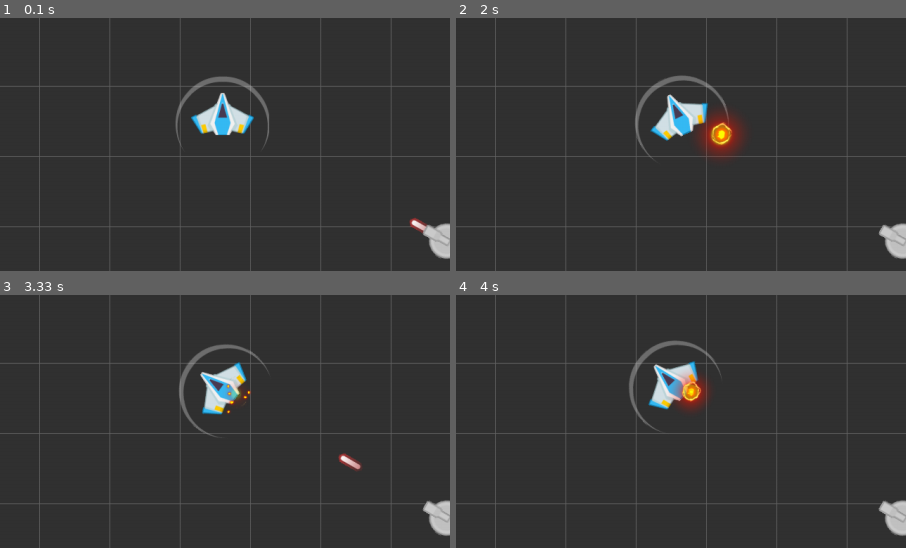
Above: before the commit, frames 1-4 (two rows, left to right).
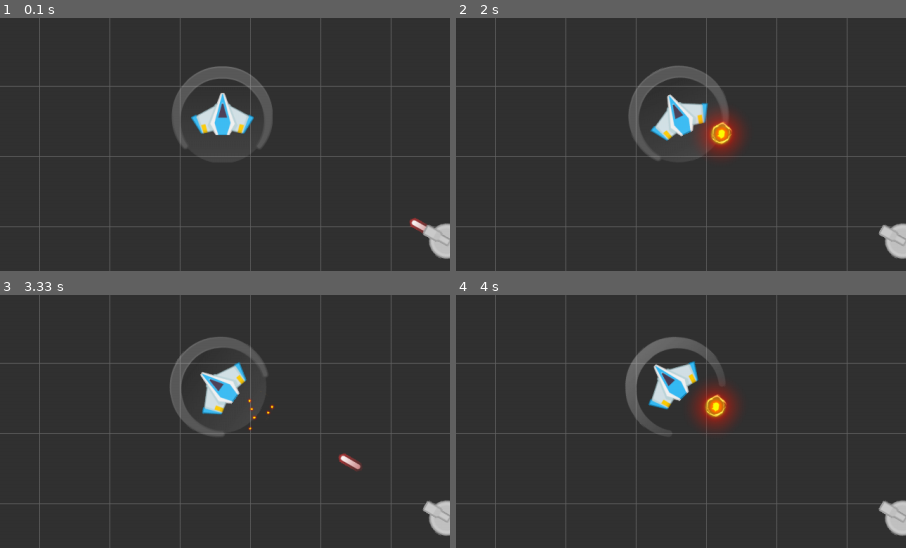
Above: after the commit, the same moments.

Repository: genericprogrammerdude/pygamengn
Game: pygame game, started from main.py
Two runs of this game, one before a commit and one after it. Both use one fixed random seed, a clock stepped at 60 frames per second and the inputs below.
Inputs:
- Up to frame 1 (0.1 s): no input
- Up to frame 2 (2 s): tap F at 0.33 s; hold S from 1.67 s (still down)
- Up to frame 3 (3.33 s): release S at 2.13 s; hold D 2.17-2.8 s; tap F at 2.23, 2.53, 2.9, 3.3 s; tap E at 2.32 s; hold S 2.83-3.2 s; hold D from 3.23 s (still down)
- Up to frame 4 (4 s): tap F at 3.6, 3.8 s; release D at 3.7 s; hold D from 3.73 s (still down); tap E at 3.88 s
The pictures show only the part of the screen within x 25-75%, y 31-81%; the shares and areas given below are measured in that part.

The runs differ from the first frame. In frame 1, 1.5% of the frame differs, in the area x 38-61%, y 18-52%; in frame 2, 1.6%; in frame 3, 1.9%; in frame 4, 3.2%, in the area x 37-63%, y 16-55%.

Commit message:
Added Shield and support for hot-swapping the image of a GameObject.

Diff:
--- a/GameEngine/animated_texture.py
+++ b/GameEngine/animated_texture.py
@@ -1,3 +1,5 @@
+import pygame
+
 from game_object import GameObject
 
 
@@ -21,6 +23,12 @@
             frame_index = round(progress * len(self.atlas.frames))
             if frame_index < len(self.atlas.frames):
                 self.image = self.atlas.frames[frame_index]
+                if self.scale != 1:
+                    self.image = pygame.transform.scale(self.image,
+                                                        (self.image.get_rect().width * self.scale,
+                                                        self.image.get_rect().height * self.scale))
+                    print("WARNING! Scaling atlas frames!")
+                self.rect = self.image.get_rect()
 
             self.rect = self.image.get_rect()
             self.rect.x = self.pos[0] - round(self.image.get_rect().width / 2)
--- a/GameEngine/game_object.py
+++ b/GameEngine/game_object.py
@@ -40,7 +40,7 @@
             self.image = pygame.transform.rotozoom(self.image_original, self.heading, self.scale)
             self.rect = self.image.get_rect()
             if self.is_collidable:
-                self.mask = pygame.mask.from_surface(self.image, 64)
+                self.mask = pygame.mask.from_surface(self.image, 16)
             self.dirty_image = False
 
         # Translate
@@ -49,7 +49,7 @@
 
     def set_scale(self, scale):
         """Sets the scale of the sprite."""
-        self.dirty_image = (self.scale != scale)
+        self.dirty_image = self.dirty_image or self.scale != scale
         self.scale = scale
 
     def set_pos(self, pos):
@@ -58,8 +58,14 @@
 
     def set_heading(self, heading):
         """Sets the orientation of the game object."""
-        self.dirty_image = (self.heading != heading)
+        self.dirty_image = self.dirty_image or self.heading != heading
         self.heading = heading
+
+    def set_image(self, image):
+        """Sets a new image for the game object."""
+        self.image = image
+        self.image_original = image
+        self.dirty_image = True
 
     def kill_when_off_screen(self):
         """This can be used by the Sprite Group to know if the object should be killed when it goes off screen."""
@@ -71,6 +77,7 @@
         game_object.parent = self
         for group in self.groups():
             group.add(game_object)
+        # self.groups()[0].move_to_front(game_object)
 
     def take_damage(self, damage):
         """Takes damage for this game object."""
--- a/GameEngine/projectile.py
+++ b/GameEngine/projectile.py
@@ -1,13 +1,12 @@
 import pygame
 
 from animated_texture import AnimatedTexture
-from game_object import GameObject
 from ship import Ship
 
 
 class Projectile(Ship):
 
-    def __init__(self, image, velocity_decay_factor=1.0, explosion_atlas=None, enemies=None, damage=5):
+    def __init__(self, image, velocity_decay_factor=1.0, explosion_atlas=None, enemies=None, damage=10):
         super().__init__(image, velocity_decay_factor)
         self.explosion_atlas = explosion_atlas
         self.enemies = enemies
@@ -48,7 +47,7 @@
         """Die. Plays an explosion if it was given an atlas for  the AnimatedTexture."""
         if self.explosion_atlas:
             explosion = AnimatedTexture(self.explosion_atlas, 750)
-            group = GameObject.render_group
+            group = self.groups()[0]
             group.add(explosion)
             group.move_to_front(explosion)
             explosion.set_pos(self.pos)
--- /dev/null
+++ b/GameEngine/shield.py
@@ -0,0 +1,22 @@
+from game_object import GameObject
+
+
+class Shield(GameObject):
+
+    def __init__(self, images):
+        super().__init__(images[0])
+        self.images = images
+        self.image_index = 0
+
+    def take_damage(self, damage):
+        super().take_damage(damage)
+
+        # Change shield image if necessary
+        n = len(self.images)
+        d = 100.0 / n
+        index = n - int(self.health / d) - 1
+        if index < 0:
+            index = 0
+        if index != self.image_index:
+            self.image_index = index
+            self.set_image(self.images[index])
--- a/main.py
+++ b/main.py
@@ -1,4 +1,14 @@
+from sys import path
+path.append("./GameEngine")
+
 import pygame
+
+from atlas import Atlas
+from game_object import GameObject
+from render_group import RenderGroup
+from shield import Shield
+from ship import Ship
+from turret import Turret
 
 
 def main():
@@ -11,7 +21,11 @@
     # Load all the stuffs
     explosion_atlas_image = pygame.image.load("Assets/Explosions/explosion1.png").convert_alpha()
     ship_image = pygame.image.load("Assets/SpaceShooterRedux/PNG/playerShip2_blue.png").convert_alpha()
-    shield_image = pygame.image.load("Assets/SpaceShooterRedux/PNG/Effects/shield1.png").convert_alpha()
+    shield_images = [
+        pygame.image.load("Assets/SpaceShooterRedux/PNG/Effects/shield3.png").convert_alpha(),
+        pygame.image.load("Assets/SpaceShooterRedux/PNG/Effects/shield2.png").convert_alpha(),
+        pygame.image.load("Assets/SpaceShooterRedux/PNG/Effects/shield1.png").convert_alpha()
+    ]
     turret_image = pygame.image.load("Assets/SpaceShooterRedux/PNG/Parts/turretBase_big.png").convert_alpha()
     turret_gun_image = pygame.image.load("Assets/SpaceShooterRedux/PNG/Parts/gun04.png").convert_alpha()
     projectile_image = pygame.image.load("Assets/SpaceShooterRedux/PNG/Lasers/laserRed06.png").convert_alpha()
@@ -42,13 +56,12 @@
     render_group = RenderGroup(player, world_rect, screen_rect, True)
     render_group.add(turret)
     render_group.move_to_back(turret)
-    GameObject.render_group = render_group
 
     # Add player to collision group
     collision_group.add(player)
 
     # Attach shield to player
-    shield = GameObject(shield_image)
+    shield = Shield(shield_images)
     shield.transform()
     player.attach(shield, (0, 0))
     collision_group.add(shield)
@@ -94,12 +107,4 @@
 
 
 if __name__ == "__main__":
-    from sys import path
-    path.append(r"./GameEngine")
-    from ship import Ship
-    from render_group import RenderGroup
-    from turret import Turret
-    from atlas import Atlas
-    from game_object import GameObject
-
     main()
